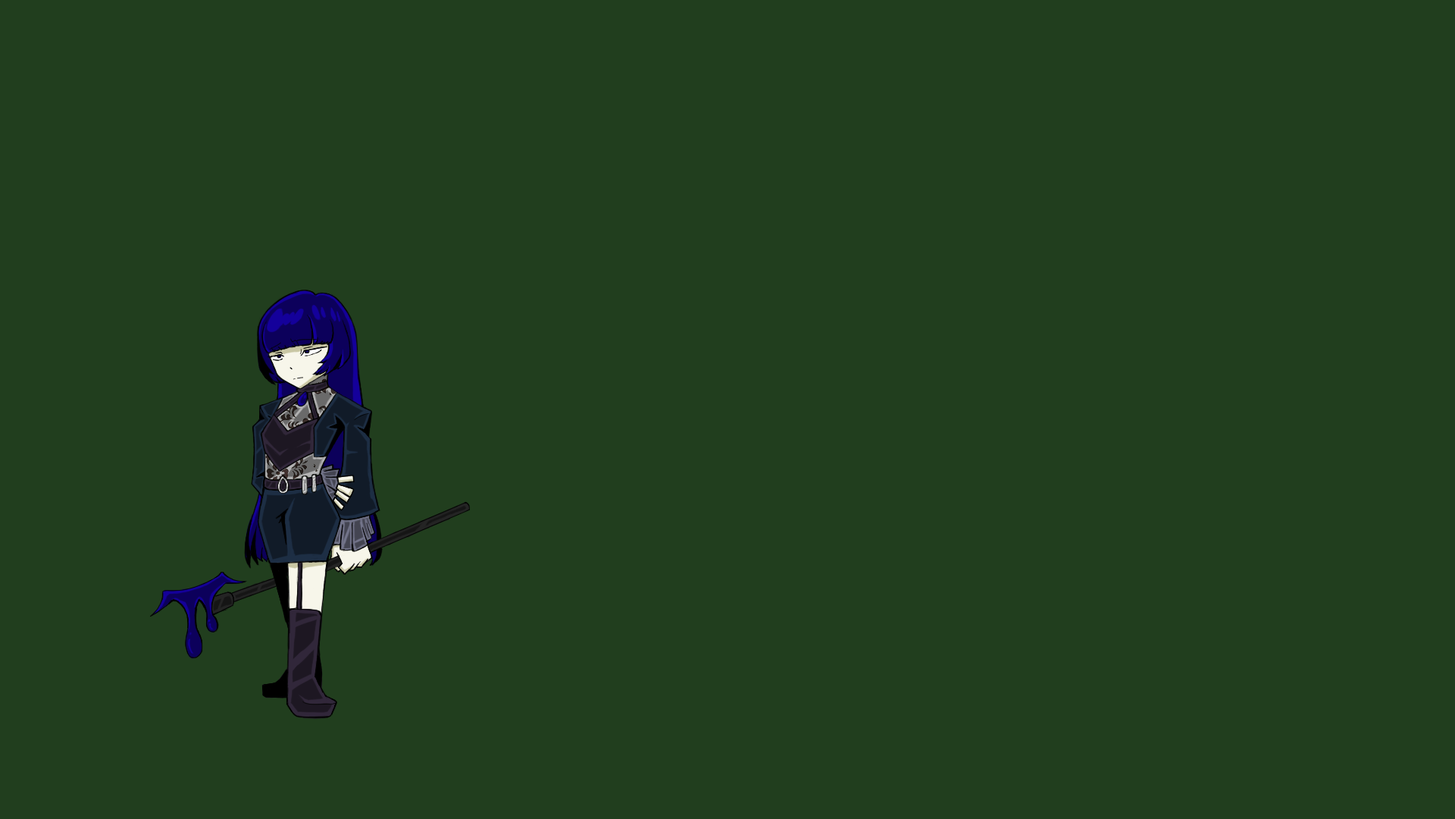
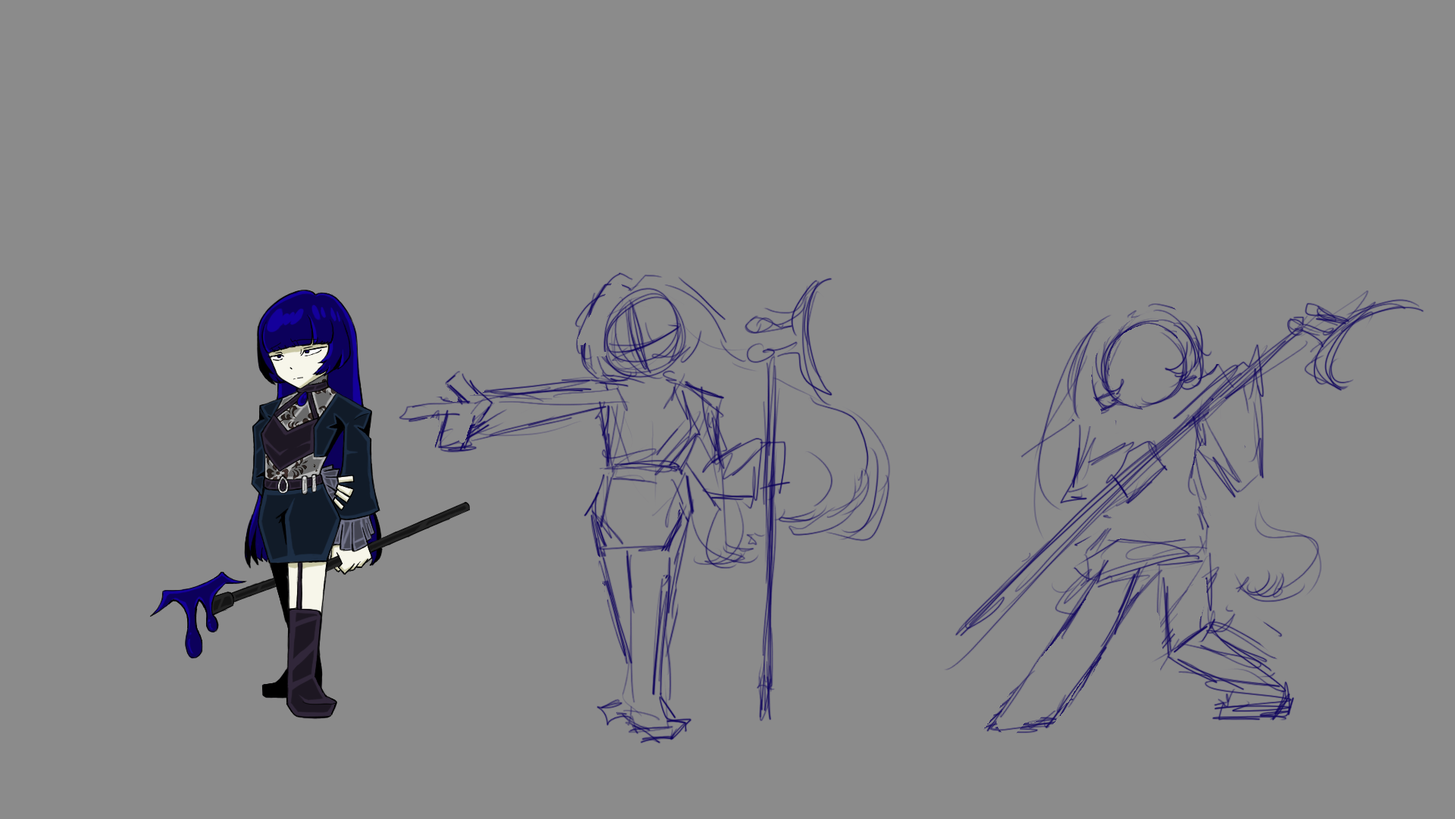
Before/after of a 1455 x 819 layered artwork. What changed in the layer stack:
added group "Group 2" with 1 layers above "Group 1" over [left=943, top=290, right=1426, bottom=733]
added layer "Layer 3" in group "Group 2" over [left=943, top=290, right=1426, bottom=733]
added group "Group 1" with 1 layers above "수분족" over [left=398, top=272, right=891, bottom=744]
added layer "Layer 2" in group "Group 1" over [left=398, top=272, right=891, bottom=744]
painted on "Layer 0" over [left=0, top=0, right=1455, bottom=819]
